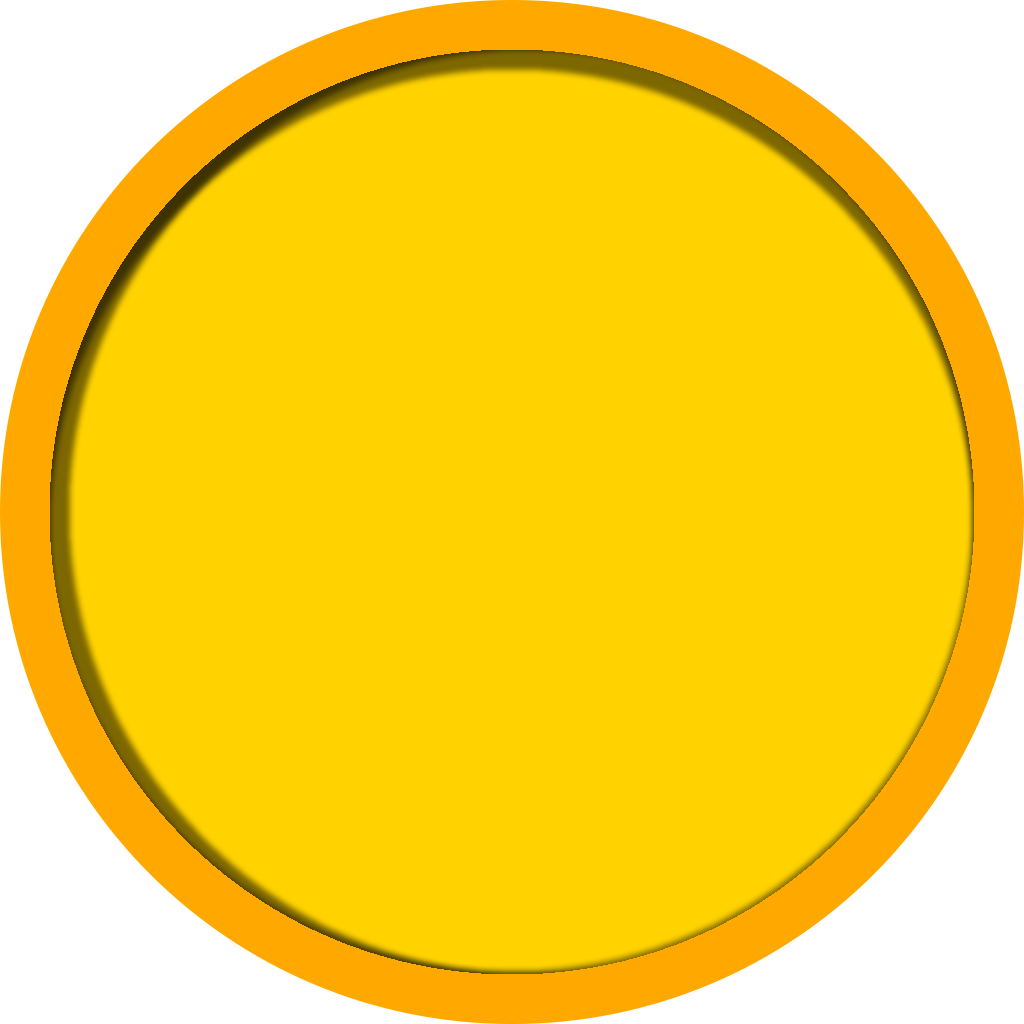
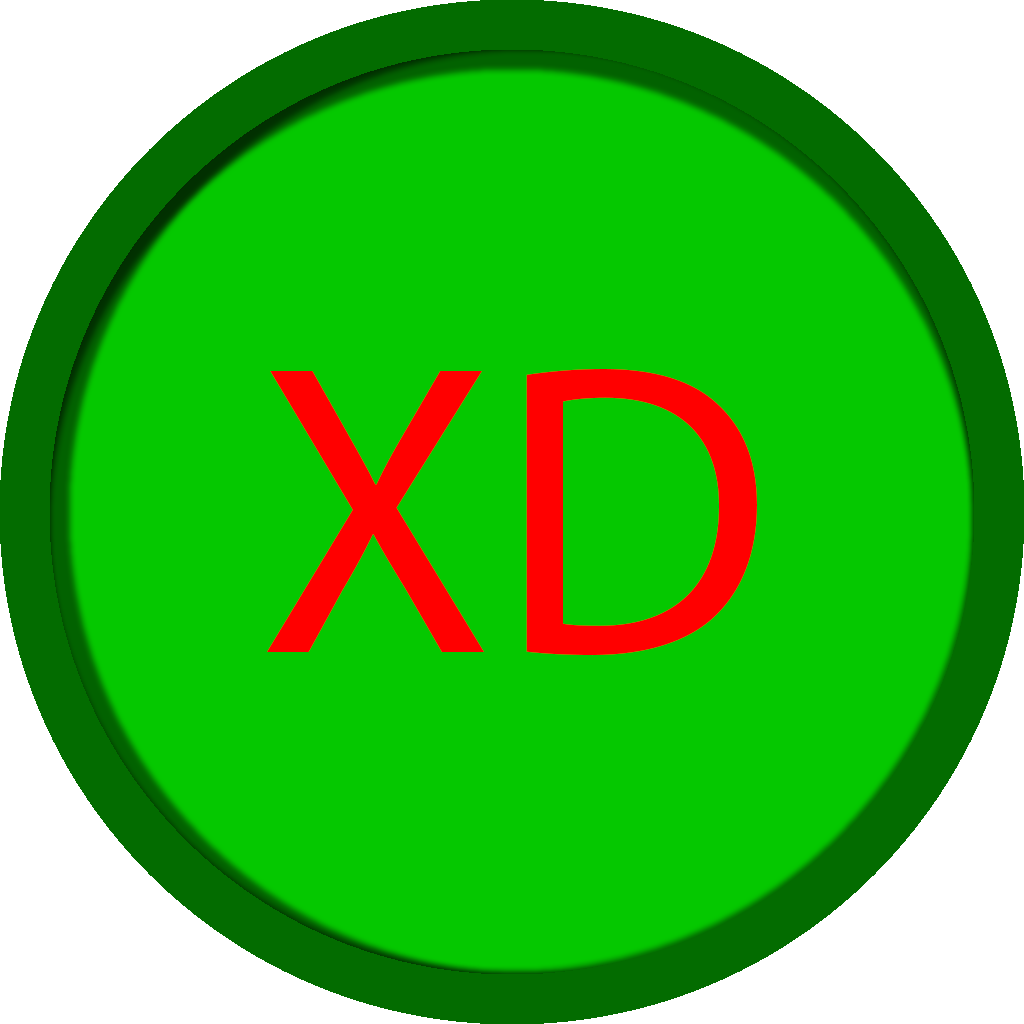
Layers edited between the first and the second (1024, 1024) image:
added layer "XD" above "Ellipse 2" over [267, 369, 757, 656]
painted on "Ellipse 2" over [50, 50, 974, 974]
painted on "Ellipse 1", unmasked it over [0, 0, 1024, 1024]
